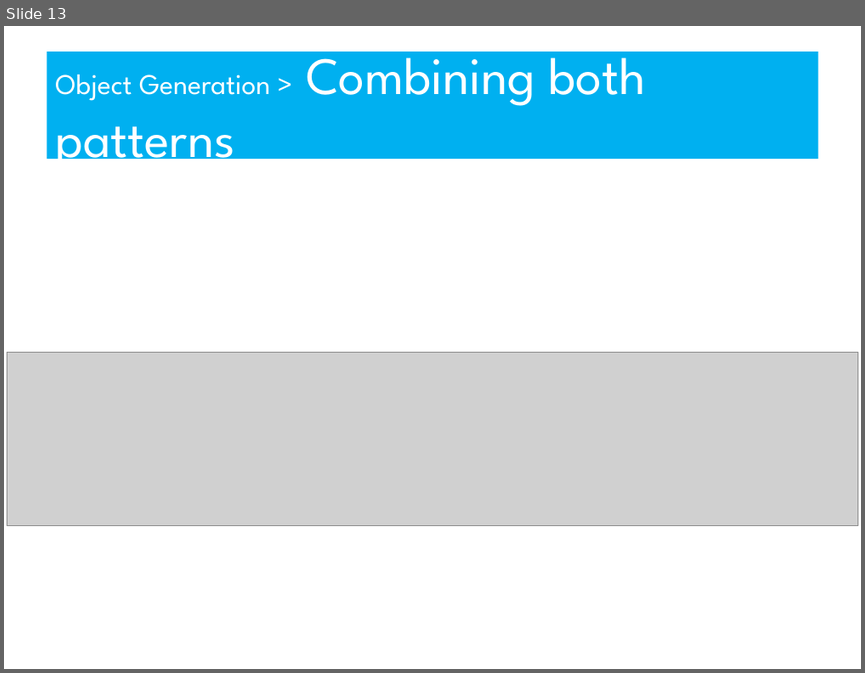
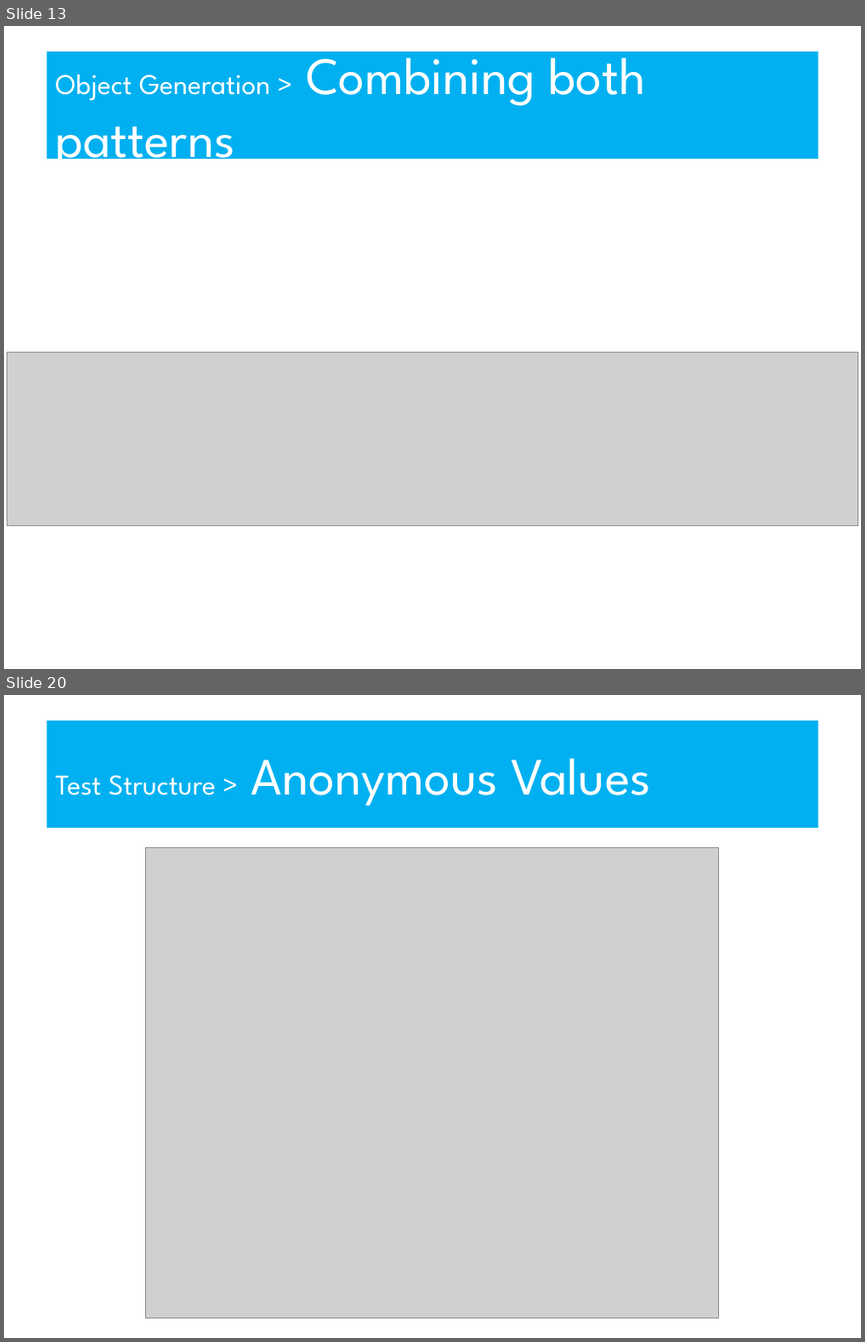
Before and after one commit to robdmoore/TestDataSustainabilityPresentation, a slide deck: Presentation.ppt. Shown one above the other, each under a label of ours: slide 13 before the commit, slides 13 and 20 after it; the slides between them are not shown. The pictures are 865x673 and 865x1342 pixels, drawn with LibreOffice and Linux fonts; fonts in the diff are those of the drawing; grey boxes stand for pictures. Boxes give left, top, right and bottom in pixels: in the first picture for what was removed or moved away, otherwise in the second. Text is boxed around its words. In the diff, an @@ line names an element or a change of style, - is before the commit and + after.

```diff
--- a/Presentation.ppt
+++ b/Presentation.ppt
@@ slide 20 added at (4, 695, 861, 1338), background #FFFFFF @@
@@ title added at (46, 721, 818, 828), fill #00B0F0, 44 pt, text #FFFFFF @@
+Test Structure > Anonymous Values
@@ picture added at (146, 847, 720, 1318) @@
```
Also in this commit, not shown: 1 slide changed, 6 other slides added, 3 other files.
